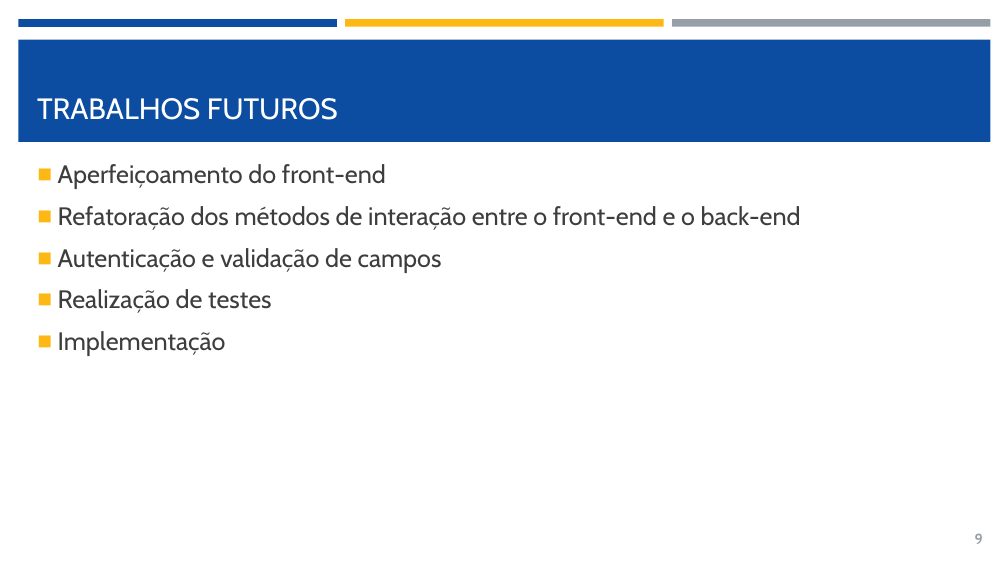
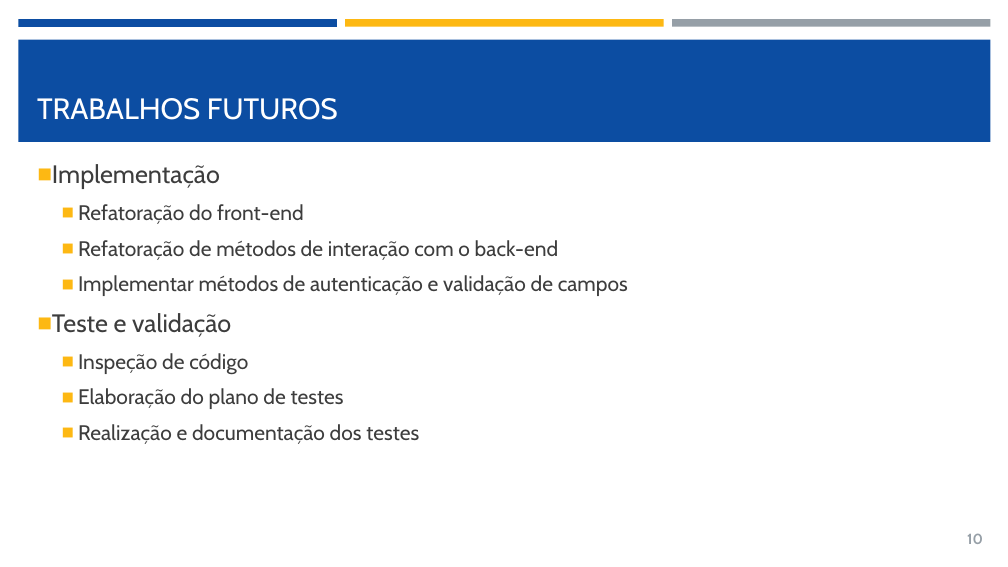
Before and after one commit to mscmateus/cidadon-app, a slide deck: slide 10 of documentacao/Projeto de Desenvolvimento - CidadOn - 2019.pptx (slide 9 before the commit). Drawn at 1008x567 pixels with LibreOffice and Linux fonts; fonts in the diff are those of the drawing; background and template pictures are left out. Boxes give left, top, right and bottom in pixels: in the first picture for what was removed or moved away, otherwise in the second. Text is boxed around its words. In the diff, an @@ line names an element or a change of style, - is before the commit and + after.

Commit message:
slide

```diff
--- a/documentacao/Projeto de Desenvolvimento - CidadOn - 2019.pptx
+++ b/documentacao/Projeto de Desenvolvimento - CidadOn - 2019.pptx
@@ text at [58,164,801,313]: paragraphs removed @@
-◼ Aperfeiçoamento do front-end
-◼ Refatoração dos métodos de interação entre o front-end e o back-end
-◼ Autenticação e validação de campos
-◼ Realização de testes
@@ text at [52,204,628,444]: paragraphs added @@
+  ◼ Refatoração do front-end
+  ◼ Refatoração de métodos de interação com o back-end
+  ◼ Implementar métodos de autenticação e validação de campos
+◼ Teste e validação
+  ◼ Inspeção de código
+  ◼ Elaboração do plano de testes
+  ◼ Realização e documentação dos testes
@@ page number at [967,533,983,544]: text changed @@
-9
+10
```
Also in this commit, not shown: 1 other file.
